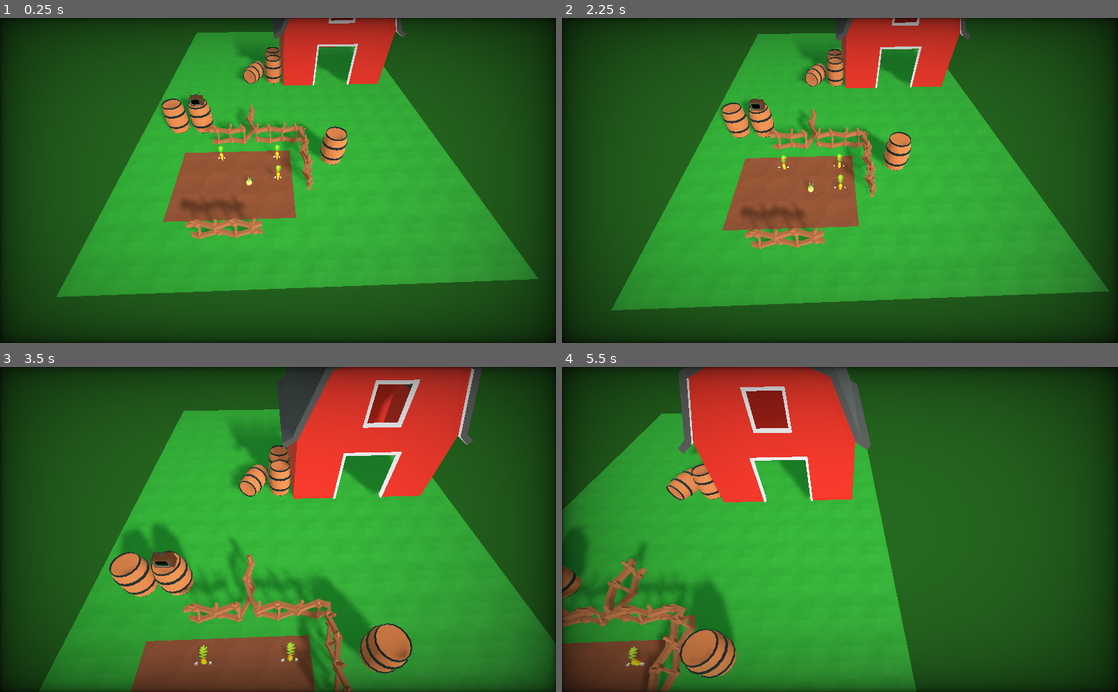
Above: before the commit, frames 1-4 (two rows, left to right).
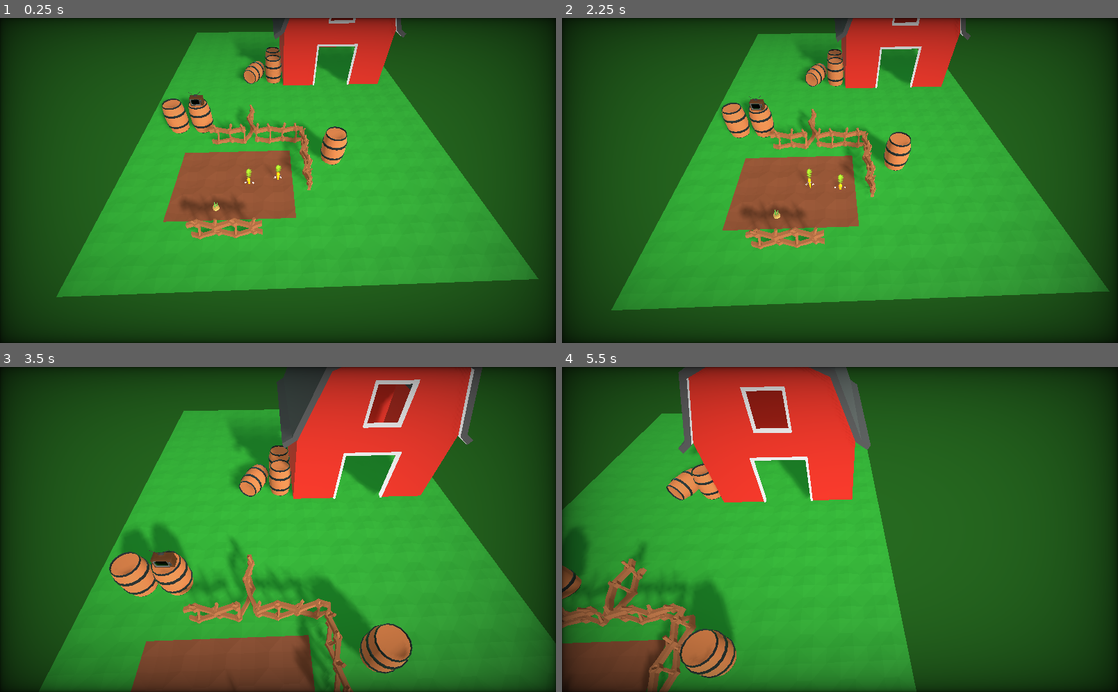
Above: after the commit, the same moments.

Repository: wingedadventurer/gwj-xii
Game: Godot game, scene res://scenes/levels/level_test.tscn
The game is run twice, just before and just after one commit, with the same random seed, the same clock (stepped at 60 frames per second) and the same inputs.
Inputs (mouse positions are in pixels of both pictures, inside the frame that each line leads up to):
- Up to frame 1 (0.25 s): no input
- Up to frame 2 (2.25 s): tap Enter at 0.5 s; move the mouse to (962, 164) at 0.52 s; click (962, 164) at 0.6 s; move the mouse to (728, 196) at 1.27 s; tap Down (camera_move_back) at 1.35 s; click (728, 196) at 1.55 s; tap Space at 2 s; move the mouse to (895, 109) at 2.02 s; hold Up (camera_move_forward) from 2.03 s (still down)
- Up to frame 3 (3.5 s): click (333, 458) at 2.3 s; move the mouse to (250, 594) at 2.77 s; release Up (camera_move_forward) at 2.78 s; tap Left (camera_move_left) at 2.85 s; click (250, 594) at 3.05 s
- Up to frame 4 (5.5 s): move the mouse to (1006, 578) at 3.52 s; hold Right (camera_move_right) 3.53-4.28 s; click (1006, 578) at 3.8 s; move the mouse to (673, 480) at 4.27 s; tap Mouse wheel up (camera_zoom_in) at 4.35 s; click (673, 480) at 4.55 s; move the mouse to (867, 529) at 5.02 s; tap Mouse wheel down (camera_zoom_out) at 5.1 s; click (867, 529) at 5.3 s

The runs differ from the first frame. In frame 1, 0.1% of the frame differs, in the area x 38-51%, y 38-60%; in frame 2, 0.1%, in the area x 38-51%, y 41-62%; in frame 3, 0.1%; in frame 4, less than 0.1%.

Commit message:
Separate units into separate scenes

Diff:
--- a/godot-project/models/units/potato_temp.tscn
+++ b/godot-project/models/units/potato_temp.tscn
@@ -16,7 +16,7 @@
 [sub_resource type="SpatialMaterial" id=4]
 albedo_color = Color( 0.203922, 0.470588, 0.152941, 1 )
 
-[node name="mesh_potato_temp" type="Spatial"]
+[node name="potato_model_temp" type="Spatial"]
 
 [node name="main" type="MeshInstance" parent="."]
 transform = Transform( 1, 0, 0, 0, -4.37114e-008, 1, 0, -1, -4.37114e-008, 0, -0.1, 0 )
--- a/godot-project/project.godot
+++ b/godot-project/project.godot
@@ -44,7 +44,7 @@
 "compress/mode": 0,
 "edit/loop": false,
 "edit/normalize": false,
-"edit/trim": true,
+"edit/trim": false,
 "force/8_bit": false,
 "force/max_rate": false,
 "force/max_rate_hz": 44100,
--- a/godot-project/scenes/camera.tscn
+++ b/godot-project/scenes/camera.tscn
@@ -5,7 +5,7 @@
 [node name="camera" type="Spatial"]
 script = ExtResource( 1 )
 
-[node name="pivot" type="Spatial" parent="."]
+[node name="pivot" type="Position3D" parent="."]
 transform = Transform( 0.999391, 0.0267346, -0.022433, 0, 0.642788, 0.766044, 0.0348995, -0.765578, 0.642396, 0, 0, 0 )
 
 [node name="cam" type="Camera" parent="pivot"]
--- a/godot-project/scenes/levels/level_test.tscn
+++ b/godot-project/scenes/levels/level_test.tscn
@@ -1,20 +1,18 @@
-[gd_scene load_steps=11 format=2]
+[gd_scene load_steps=12 format=2]
 
 [ext_resource path="res://scenes/level.tscn" type="PackedScene" id=1]
 [ext_resource path="res://scenes/tiles/tile_dirt.tscn" type="PackedScene" id=2]
 [ext_resource path="res://scenes/tiles/tile_grass.tscn" type="PackedScene" id=3]
-[ext_resource path="res://scenes/unit.tscn" type="PackedScene" id=4]
-[ext_resource path="res://models/props/barrel.tscn" type="PackedScene" id=5]
-[ext_resource path="res://models/props/barrel_with_tv.tscn" type="PackedScene" id=6]
-[ext_resource path="res://models/props/fence_straight.tscn" type="PackedScene" id=7]
-[ext_resource path="res://models/props/fence_corner.tscn" type="PackedScene" id=8]
-[ext_resource path="res://models/props/fence_threeway.tscn" type="PackedScene" id=9]
-[ext_resource path="res://models/props/barn.tscn" type="PackedScene" id=10]
-
-[node name="level" instance=ExtResource( 1 )]
-
-[node name="tiles" parent="." index="0"]
-editor/display_folded = true
+[ext_resource path="res://scenes/units/unit_carrot.tscn" type="PackedScene" id=4]
+[ext_resource path="res://scenes/units/unit_potato.tscn" type="PackedScene" id=5]
+[ext_resource path="res://models/props/barrel.tscn" type="PackedScene" id=6]
+[ext_resource path="res://models/props/barrel_with_tv.tscn" type="PackedScene" id=7]
+[ext_resource path="res://models/props/fence_straight.tscn" type="PackedScene" id=8]
+[ext_resource path="res://models/props/fence_corner.tscn" type="PackedScene" id=9]
+[ext_resource path="res://models/props/fence_threeway.tscn" type="PackedScene" id=10]
+[ext_resource path="res://models/props/barn.tscn" type="PackedScene" id=11]
+
+[node name="level" index="0" instance=ExtResource( 1 )]
 
 [node name="tile_dirt" parent="tiles" index="0" instance=ExtResource( 2 )]
 
@@ -666,20 +664,14 @@
 [node name="tile_grass_40" parent="tiles" index="216" instance=ExtResource( 3 )]
 transform = Transform( 1, 0, 0, 0, 1, 0, 0, 0, 1, 2, 0, 2 )
 
-[node name="unit" parent="units" index="0" instance=ExtResource( 4 )]
-unit_type = 1
-
-[node name="unit_2" parent="units" index="1" instance=ExtResource( 4 )]
-transform = Transform( 1, 0, 0, 0, 1, 0, 0, 0, 1, 0, 0, -1 )
-unit_type = 1
-
-[node name="unit_3" parent="units" index="2" instance=ExtResource( 4 )]
-transform = Transform( 1, 0, 0, 0, 1, 0, 0, 0, 1, -2, 0, -1 )
-unit_type = 1
-
-[node name="unit_4" parent="units" index="3" instance=ExtResource( 4 )]
+[node name="unit_carrot" parent="units" index="0" instance=ExtResource( 4 )]
+
+[node name="unit_carrot_2" parent="units" index="1" instance=ExtResource( 4 )]
 transform = Transform( 1, 0, 0, 0, 1, 0, 0, 0, 1, -1, 0, 0 )
-unit_type = 2
+buried = false
+
+[node name="unit_potato" parent="units" index="2" instance=ExtResource( 5 )]
+transform = Transform( 1, 0, 0, 0, 1, 0, 0, 0, 1, -2, 0, 1 )
 
 [node name="lights" parent="." index="2"]
 editor/display_folded = true
--- a/godot-project/scenes/unit.tscn
+++ b/godot-project/scenes/unit.tscn
@@ -1,12 +1,11 @@
-[gd_scene load_steps=10 format=2]
+[gd_scene load_steps=9 format=2]
 
 [ext_resource path="res://scripts/unit.gd" type="Script" id=1]
 [ext_resource path="res://materials/unit_highlight.material" type="Material" id=2]
 [ext_resource path="res://scripts/select_highlight.gd" type="Script" id=3]
-[ext_resource path="res://models/units/carrot.tscn" type="PackedScene" id=4]
-[ext_resource path="res://models/units/potato_temp.tscn" type="PackedScene" id=5]
-[ext_resource path="res://audio/sfx/unit/unit_select.wav" type="AudioStream" id=6]
-[ext_resource path="res://audio/sfx/unit/unit_bury.wav" type="AudioStream" id=7]
+[ext_resource path="res://audio/sfx/unit/unit_select.wav" type="AudioStream" id=4]
+[ext_resource path="res://audio/sfx/unit/unit_bury.wav" type="AudioStream" id=5]
+[ext_resource path="res://audio/sfx/unit/unit_unbury.wav" type="AudioStream" id=6]
 
 [sub_resource type="BoxShape" id=1]
 extents = Vector3( 0.2, 0.1, 0.2 )
@@ -20,9 +19,11 @@
 script = ExtResource( 1 )
 
 [node name="mouse_detect_area" type="Area" parent="."]
+editor/display_folded = true
 
 [node name="collision_shape" type="CollisionShape" parent="mouse_detect_area"]
 transform = Transform( 1, 0, 0, 0, 1, 0, 0, 0, 1, 0, 0.1, 0 )
+visible = false
 shape = SubResource( 1 )
 
 [node name="select_highlight" type="MeshInstance" parent="."]
@@ -32,18 +33,23 @@
 material/0 = null
 script = ExtResource( 3 )
 
-[node name="model_carrot" parent="." instance=ExtResource( 4 )]
-visible = false
-
-[node name="mesh_potato_temp" parent="." instance=ExtResource( 5 )]
-visible = false
-
 [node name="sfx_select" type="AudioStreamPlayer" parent="."]
-stream = ExtResource( 6 )
+stream = ExtResource( 4 )
 volume_db = -15.0
 
 [node name="sfx_bury" type="AudioStreamPlayer3D" parent="."]
-stream = ExtResource( 7 )
+visible = false
+stream = ExtResource( 5 )
 unit_size = 3.0
+
+[node name="sfx_unbury" type="AudioStreamPlayer3D" parent="."]
+visible = false
+stream = ExtResource( 6 )
+unit_size = 3.0
+
+[node name="move_ positions" type="Spatial" parent="."]
+__meta__ = {
+"_edit_lock_": true
+}
 [connection signal="mouse_entered" from="mouse_detect_area" to="." method="_on_mouse_detect_area_mouse_entered"]
 [connection signal="mouse_exited" from="mouse_detect_area" to="." method="_on_mouse_detect_area_mouse_exited"]
--- /dev/null
+++ b/godot-project/scenes/unit_move_arrow.tscn
@@ -0,0 +1,16 @@
+[gd_scene load_steps=3 format=2]
+
+[ext_resource path="res://textures/unit_move_arrow.png" type="Texture" id=1]
+
+[sub_resource type="BoxShape" id=1]
+extents = Vector3( 0.6, 0.1, 0.6 )
+
+[node name="unit_move_arrow" type="Area"]
+
+[node name="sprite" type="Sprite3D" parent="."]
+transform = Transform( 0.3, 0, 0, 0, -1.31134e-008, 1, 0, -0.3, -4.37114e-008, 0, 0.05, 0 )
+modulate = Color( 0.964706, 0.937255, 0.0901961, 1 )
+texture = ExtResource( 1 )
+
+[node name="collision_shape" type="CollisionShape" parent="."]
+shape = SubResource( 1 )
--- /dev/null
+++ b/godot-project/scenes/units/unit_carrot.tscn
@@ -0,0 +1,10 @@
+[gd_scene load_steps=4 format=2]
+
+[ext_resource path="res://scenes/unit.tscn" type="PackedScene" id=1]
+[ext_resource path="res://scripts/units/unit_carrot.gd" type="Script" id=2]
+[ext_resource path="res://models/units/carrot.tscn" type="PackedScene" id=3]
+
+[node name="unit_carrot" instance=ExtResource( 1 )]
+script = ExtResource( 2 )
+
+[node name="model" parent="." index="6" instance=ExtResource( 3 )]
--- /dev/null
+++ b/godot-project/scenes/units/unit_potato.tscn
@@ -0,0 +1,10 @@
+[gd_scene load_steps=4 format=2]
+
+[ext_resource path="res://scenes/unit.tscn" type="PackedScene" id=1]
+[ext_resource path="res://scripts/units/unit_potato.gd" type="Script" id=2]
+[ext_resource path="res://models/units/potato_temp.tscn" type="PackedScene" id=3]
+
+[node name="unit_potato" index="0" instance=ExtResource( 1 )]
+script = ExtResource( 2 )
+
+[node name="potato_model_temp" parent="." index="6" instance=ExtResource( 3 )]
--- a/godot-project/scripts/unit.gd
+++ b/godot-project/scripts/unit.gd
@@ -2,13 +2,13 @@
 extends Spatial
 class_name class_unit
 
+export var buried := true
+
 var selectable := true setget set_selectable
+var highlighted := false setget set_highlighted
 var selected := false setget set_selected
-
-var highlighted := false setget set_highlighted
-
-export (int, "NONE", "CARROT", "POTATO") var unit_type setget set_unit_type
-export var buried := true
+# warning-ignore:unused_class_variable
+var unit_type := 0
 
 func _ready() -> void:
 	if Engine.editor_hint:
@@ -16,7 +16,11 @@
 	else:
 		$select_highlight.material_override = $select_highlight.material_override.duplicate()
 		$select_highlight.visible = false
-		$model_carrot/animation_player.play("Bury")
+		if buried: bury()
+		else: unbury()
+
+		if $model/animation_player:
+			$model/animation_player.set_blend_time("Rise", "Idle", 0.2)
 
 func _physics_process(delta : float) -> void:
 	if Engine.editor_hint:
@@ -28,18 +32,6 @@
 					select()
 					for unit_ui in get_tree().get_nodes_in_group("unit_ui"):
 						unit_ui.display_unit(self)
-
-func set_unit_type(value : int) -> void:
-	unit_type = value
-
-	if $model_carrot and $mesh_potato_temp:
-		$model_carrot.visible = false
-		$mesh_potato_temp.visible = false
-		match unit_type:
-			1:
-				$model_carrot.visible = true
-			2:
-				$mesh_potato_temp.visible = true
 
 func set_selectable(value : bool) -> void:
 	selectable = value
@@ -78,9 +70,13 @@
 
 func bury() -> void:
 	buried = true
-	$model_carrot/animation_player.play("Bury")
+	if $model/animation_player:
+		$model/animation_player.play("Bury")
 	$sfx_bury.play()
 
 func unbury() -> void:
 	buried = false
-	$model_carrot/animation_player.play("Rise")
+	if $model/animation_player:
+		$model/animation_player.play("Rise")
+		$model/animation_player.queue("Idle")
+	$sfx_unbury.play(0.0)
--- /dev/null
+++ b/godot-project/scripts/units/unit_carrot.gd
@@ -0,0 +1,4 @@
+extends "res://scripts/unit.gd"
+
+func _ready() -> void:
+	unit_type = 1
--- /dev/null
+++ b/godot-project/scripts/units/unit_potato.gd
@@ -0,0 +1,4 @@
+extends "res://scripts/unit.gd"
+
+func _ready() -> void:
+	unit_type = 2
Not shown, added: godot-project/audio/sfx/unit/unit_unbury.wav.import
Not shown: 1 places in godot-project/scenes/levels/level_test.tscn that only renumber resources
Binary file added: godot-project/textures/unit_move_arrow.png
Not shown, added: godot-project/textures/unit_move_arrow.png.import
Not shown, added: godot-project/audio/sfx/unit/unit_unbury.wav
